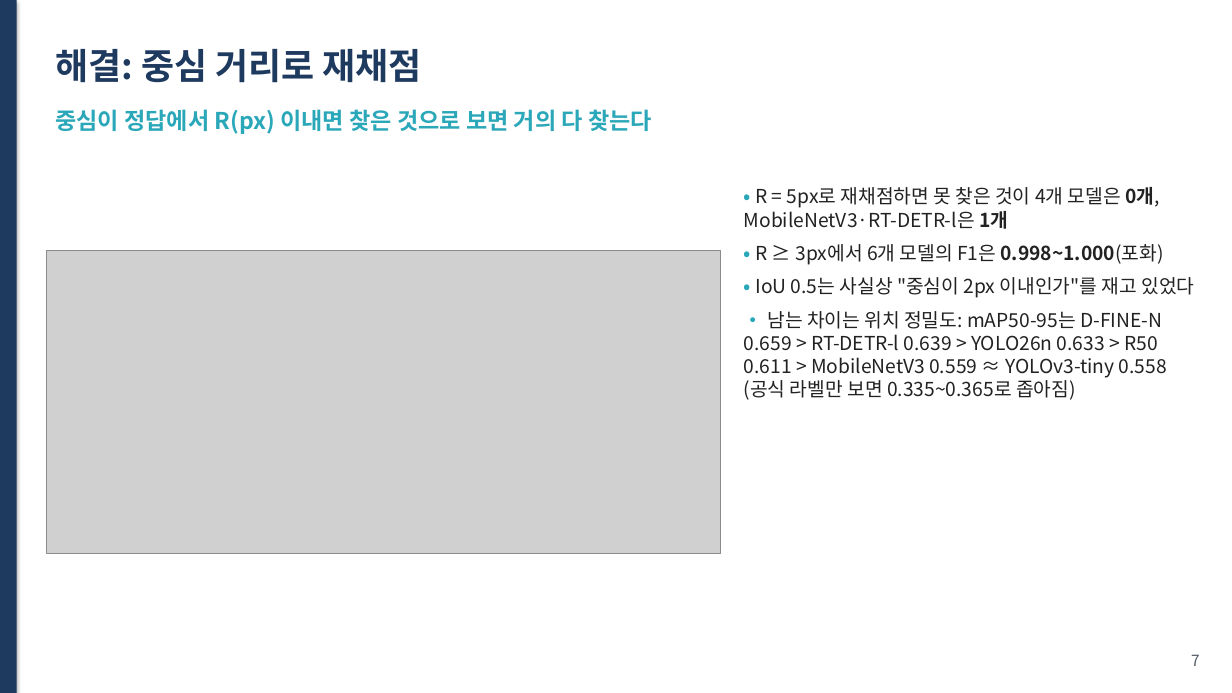
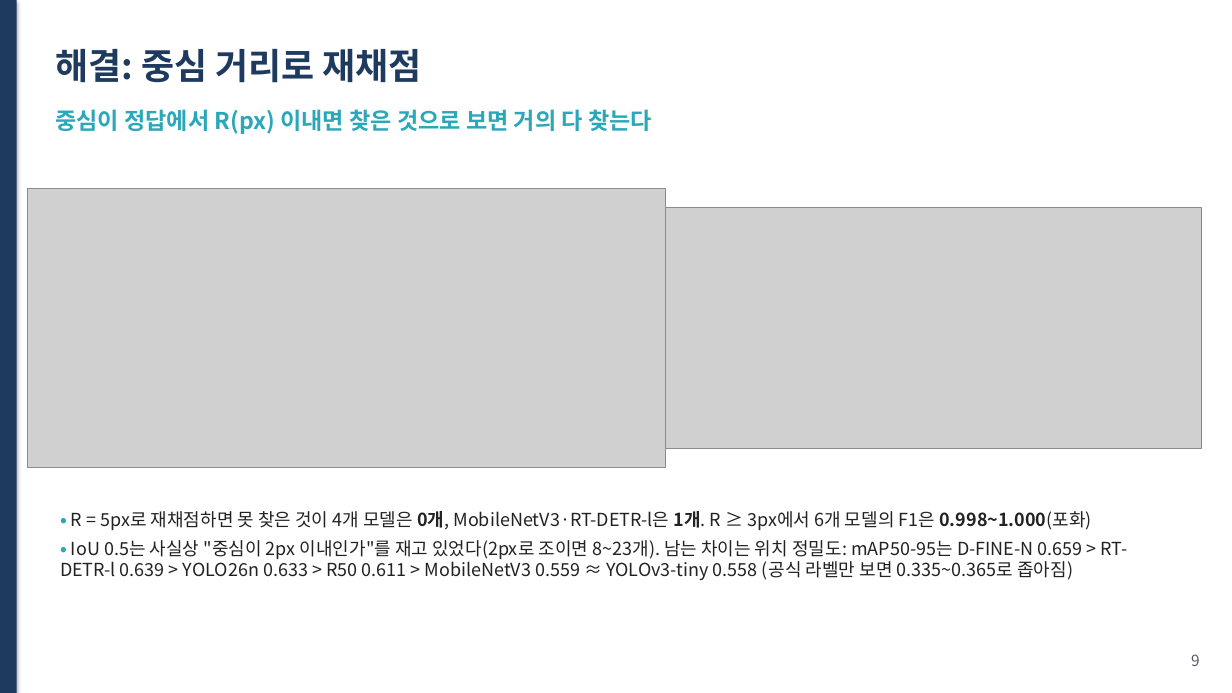
Before and after one commit to hmy7788/kamp_xray_detection, a slide deck: slide 9 of ppt/presentation.pptx (slide 7 before the commit). Drawn at 1232x693 pixels with LibreOffice and Linux fonts; fonts in the diff are those of the drawing; grey boxes stand for pictures. Boxes give left, top, right and bottom in pixels: in the first picture for what was removed or moved away, otherwise in the second. Text is boxed around its words. In the diff, an @@ line names an element or a change of style, - is before the commit and + after.

```diff
--- a/ppt/presentation.pptx
+++ b/ppt/presentation.pptx
@@ picture: place and size @@
-picture at <box>46,250,721,554</box>
+picture at <box>28,189,665,468</box>
@@ picture added at <box>665,208,1202,448</box> @@
@@ text at <box>60,511,1128,580</box>: text changed; size 15 to 14 pt @@
-• R = 5px로 재채점하면 못 찾은 것이 4개 모델은 0개, MobileNetV3·RT-DETR-l은 1개
-• R ≥ 3px에서 6개 모델의 F1은 0.998~1.000(포화)
-• IoU 0.5는 사실상 "중심이 2px 이내인가"를 재고 있었다
-• 남는 차이는 위치 정밀도: mAP50-95는 D-FINE-N 0.659 > RT-DETR-l 0.639 > YOLO26n 0.633 > R50 0.611 > MobileNetV3 0.559 ≈ YOLOv3-tiny 0.558 (공식 라벨만 보면 0.335~0.365로 좁아짐)
+• R = 5px로 재채점하면 못 찾은 것이 4개 모델은 0개, MobileNetV3·RT-DETR-l은 1개. R ≥ 3px에서 6개 모델의 F1은 0.998~1.000(포화)
+• IoU 0.5는 사실상 "중심이 2px 이내인가"를 재고 있었다(2px로 조이면 8~23개). 남는 차이는 위치 정밀도: mAP50-95는 D-FINE-N 0.659 > RT-DETR-l 0.639 > YOLO26n 0.633 > R50 0.611 > MobileNetV3 0.559 ≈ YOLOv3-tiny 0.558 (공식 라벨만 보면 0.335~0.365로 좁아짐)
@@ text at <box>1191,654,1200,666</box>: text changed @@
-7
+9
```
Also in this commit, not shown: 19 other slides changed, 4 slides added, 10 other files.
